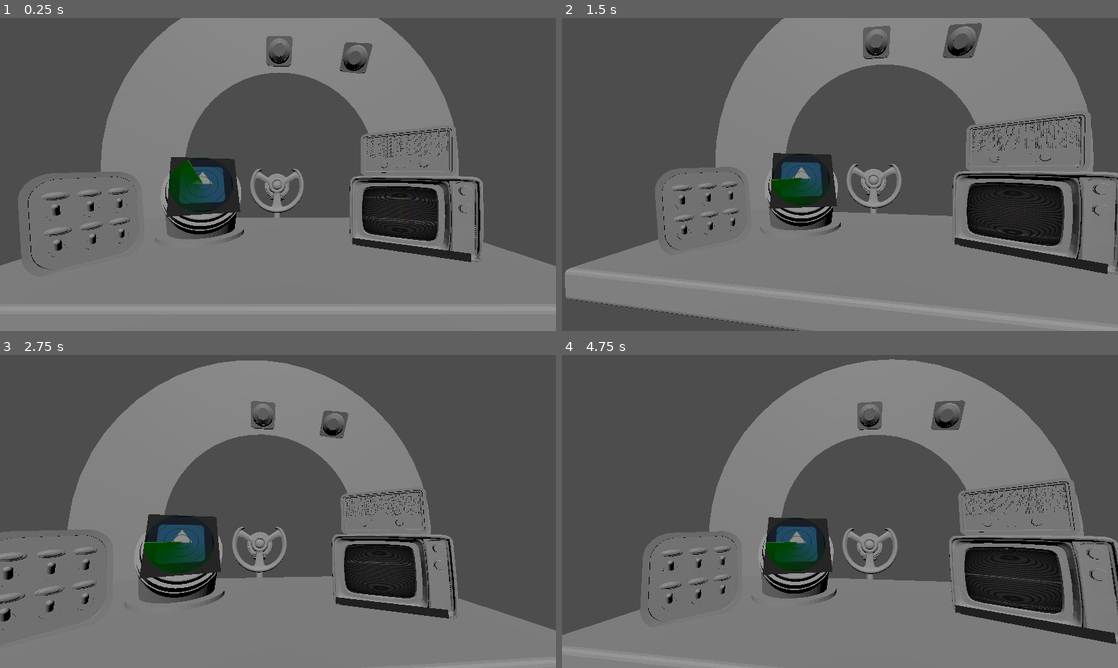
Above: before the commit, frames 1-4 (two rows, left to right).
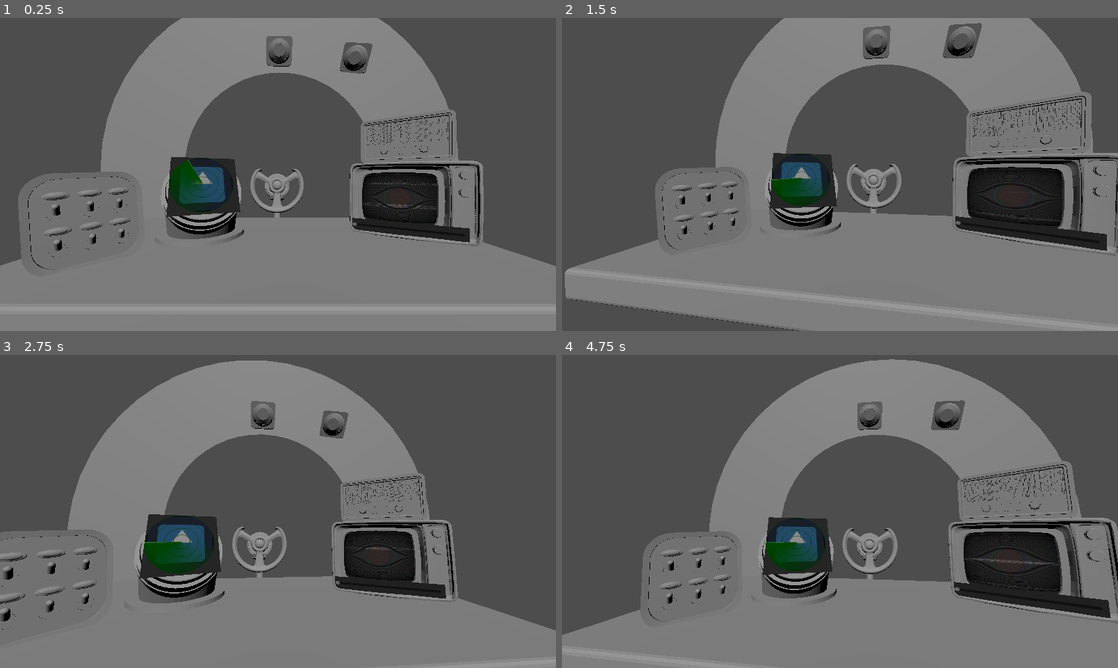
Above: after the commit, the same moments.

Repository: YAGOTAGO/UnderPressure
Game: Godot game, scene res://scenes/main.tscn
Same seed, same stepped clock (60 frames per second), same inputs: the game is played once before the commit and once after it. The engine's default icon, where the game draws it, is replaced by a stand-in: a white triangle on a blue panel in a dark square.
Inputs (mouse positions are in pixels of both pictures, inside the frame that each line leads up to):
- Up to frame 1 (0.25 s): no input
- Up to frame 2 (1.5 s): move the mouse to (962, 158) at 0.52 s; click (962, 158) at 0.6 s; drag from (728, 190) to (812, 237) at 1.27 s
- Up to frame 3 (2.75 s): move the mouse to (333, 442) at 2.02 s; click (333, 442) at 2.1 s
- Up to frame 4 (4.75 s): drag from (812, 574) to (673, 464) at 2.77 s; move the mouse to (1006, 558) at 3.52 s; click (1006, 558) at 3.6 s; drag from (673, 464) to (756, 433) at 4.27 s

The runs differ from the first frame. In frame 1, 3.4% of the frame differs, in the area x 62-87%, y 29-78%; in frame 2, 4.8%; in frame 3, 3.0%; in frame 4, 5.0%, in the area x 69-100%, y 33-93%.

Commit message:
Viewport with input

Diff:
--- a/scenes/2D Components/tv_shader.tscn
+++ b/scenes/2D Components/tv_shader.tscn
@@ -8,7 +8,7 @@
 shader_parameter/scanlines_opacity = 0.4
 shader_parameter/scanlines_width = 0.25
 shader_parameter/grille_opacity = 0.3
-shader_parameter/resolution = Vector2(640, 480)
+shader_parameter/resolution = Vector2(1920, 1080)
 shader_parameter/pixelate = true
 shader_parameter/roll = true
 shader_parameter/roll_speed = 8.0
@@ -31,5 +31,5 @@
 [node name="ColorRect" type="ColorRect" parent="."]
 material = SubResource("ShaderMaterial_w7jj4")
 offset_top = -5.0
-offset_right = 512.0
-offset_bottom = 507.0
+offset_right = 1920.0
+offset_bottom = 1075.0
--- a/scenes/3D Components/TV3D.tscn
+++ b/scenes/3D Components/TV3D.tscn
@@ -1,7 +1,8 @@
-[gd_scene load_steps=8 format=3 uid="uid://mng8q3q44jxx"]
+[gd_scene load_steps=10 format=3 uid="uid://mng8q3q44jxx"]
 
 [ext_resource type="ArrayMesh" uid="uid://cjxvlpe16ja6p" path="res://objects/tv.obj" id="1_qpyk8"]
-[ext_resource type="Script" path="res://scripts/3D Scripts/set_viewport.gd" id="2_w3tso"]
+[ext_resource type="Script" path="res://scripts/3D Scripts/viewport_input.gd" id="2_w3tso"]
+[ext_resource type="Script" path="res://scripts/3D Scripts/viewport_basic.gd" id="2_xrqc6"]
 [ext_resource type="PackedScene" uid="uid://cw2duxafvebni" path="res://scenes/2D Components/tv_shader.tscn" id="3_w5btw"]
 
 [sub_resource type="ORMMaterial3D" id="ORMMaterial3D_65ebg"]
@@ -12,6 +13,9 @@
 
 [sub_resource type="QuadMesh" id="QuadMesh_xcafy"]
 
+[sub_resource type="BoxShape3D" id="BoxShape3D_cgp7v"]
+size = Vector3(1, 1, 0.0761108)
+
 [node name="Tv3d" type="Node3D"]
 
 [node name="Tv" type="MeshInstance3D" parent="."]
@@ -19,22 +23,29 @@
 mesh = ExtResource("1_qpyk8")
 
 [node name="ViewPort Screen" type="MeshInstance3D" parent="." node_paths=PackedStringArray("viewport")]
-transform = Transform3D(2.10341, 0, 0, 0, 1.48092, 0.0239363, 0, -0.0239363, 1.48092, 0.460633, 1.88655, 2.55434)
+transform = Transform3D(2.10341, 0, 0, 0, 1.48092, 0.0239363, 0, -0.0239363, 1.48092, 0.460633, 1.90882, 2.55434)
 material_override = SubResource("ORMMaterial3D_65ebg")
 mesh = SubResource("QuadMesh_buwwn")
-script = ExtResource("2_w3tso")
+script = ExtResource("2_xrqc6")
 viewport = NodePath("../SubViewport Screen")
 
-[node name="ViewPort Slider" type="MeshInstance3D" parent="." node_paths=PackedStringArray("viewport")]
-transform = Transform3D(2.8, 0, 0, 0, 0.5, 0, 0, 0, 1, 0.594013, 0.802465, 2.87013)
+[node name="ViewPort Slider" type="MeshInstance3D" parent="." node_paths=PackedStringArray("viewport", "node_area")]
+transform = Transform3D(2.8, 0, 0, 0, 0.375181, 0, 0, 0, 1, 0.594013, 1.06405, 2.78617)
 material_override = SubResource("ORMMaterial3D_gxd3j")
 mesh = SubResource("QuadMesh_xcafy")
 script = ExtResource("2_w3tso")
 viewport = NodePath("../SubViewport Slider")
+node_area = NodePath("Area3D")
+
+[node name="Area3D" type="Area3D" parent="ViewPort Slider"]
+
+[node name="CollisionShape3D" type="CollisionShape3D" parent="ViewPort Slider/Area3D"]
+transform = Transform3D(1, 0, 0, 0, 1, 0, 0, 0, 1, 0, 0, -0.00879312)
+shape = SubResource("BoxShape3D_cgp7v")
 
 [node name="SubViewport Screen" type="SubViewport" parent="."]
 physics_object_picking = true
-size = Vector2i(500, 500)
+size = Vector2i(1920, 1080)
 render_target_update_mode = 4
 
 [node name="TvShader" parent="SubViewport Screen" instance=ExtResource("3_w5btw")]
--- a/scenes/3D Components/radar3D.tscn
+++ b/scenes/3D Components/radar3D.tscn
@@ -1,7 +1,7 @@
 [gd_scene load_steps=6 format=3 uid="uid://b41kfcvyxm41"]
 
 [ext_resource type="ArrayMesh" uid="uid://65ecgbvgigv6" path="res://objects/radar.obj" id="1_wykoq"]
-[ext_resource type="Script" path="res://scripts/3D Scripts/set_viewport.gd" id="2_cr1cp"]
+[ext_resource type="Script" path="res://scripts/3D Scripts/viewport_basic.gd" id="2_gnqyk"]
 [ext_resource type="PackedScene" uid="uid://1am2aay0iwcb" path="res://scenes/2D Components/radar.tscn" id="2_i3uii"]
 
 [sub_resource type="ORMMaterial3D" id="ORMMaterial3D_x6cf8"]
@@ -14,14 +14,14 @@
 transform = Transform3D(1, 0, 0, 0, 1, 0, 0, 0, 1, -2, 0, -2)
 mesh = ExtResource("1_wykoq")
 
+[node name="Mesh Viewport" type="MeshInstance3D" parent="." node_paths=PackedStringArray("viewport")]
+transform = Transform3D(0.988454, 0.0847243, -0.125618, -0.00513467, 0.847311, 0.531072, 0.151433, -0.524296, 0.837963, 0.247669, 0.790551, 0.270836)
+material_override = SubResource("ORMMaterial3D_x6cf8")
+mesh = SubResource("QuadMesh_qdtky")
+script = ExtResource("2_gnqyk")
+viewport = NodePath("../SubViewport")
+
 [node name="SubViewport" type="SubViewport" parent="."]
 size = Vector2i(137, 132)
 
 [node name="Radar" parent="SubViewport" instance=ExtResource("2_i3uii")]
-
-[node name="Mesh Viewport" type="MeshInstance3D" parent="." node_paths=PackedStringArray("viewport")]
-transform = Transform3D(0.988454, 0.0847243, -0.125618, -0.00513467, 0.847311, 0.531072, 0.151433, -0.524296, 0.837963, 0.247669, 0.790551, 0.270836)
-material_override = SubResource("ORMMaterial3D_x6cf8")
-mesh = SubResource("QuadMesh_qdtky")
-script = ExtResource("2_cr1cp")
-viewport = NodePath("../SubViewport")
--- a/scenes/main.tscn
+++ b/scenes/main.tscn
@@ -20,10 +20,10 @@
 script = ExtResource("1_473u7")
 
 [node name="Tv3d" parent="." instance=ExtResource("2_pv8vt")]
-transform = Transform3D(0.892074, 0, -0.45189, 0, 1, 0, 0.45189, 0, 0.892074, 4.25091, -0.459413, -3.46993)
+transform = Transform3D(0.892074, 0, -0.45189, 0, 1, 0, 0.45189, 0, 0.892074, 4.25091, -0.0539719, -3.46993)
 
 [node name="Radio" type="MeshInstance3D" parent="."]
-transform = Transform3D(0.892074, 0, -0.45189, 0, 1, 0, 0.45189, 0, 0.892074, 0.920902, 0.536499, -5.88676)
+transform = Transform3D(0.892074, 0, -0.45189, 0, 1, 0, 0.45189, 0, 0.892074, 0.920902, 0.94194, -5.88676)
 mesh = ExtResource("3_3caqr")
 
 [node name="WallRing" type="MeshInstance3D" parent="."]
--- /dev/null
+++ b/scripts/3D Scripts/viewport_input.gd
@@ -0,0 +1,95 @@
+extends MeshInstance3D
+
+@export var viewport: SubViewport
+@export var node_area: Area3D
+
+var is_mouse_inside: bool = false
+var last_event_pos2D: Vector2
+var last_event_time: float = -1.0
+
+func _ready()-> void:
+	material_override.albedo_texture = viewport.get_texture()
+	node_area.mouse_entered.connect(_mouse_entered_area)
+	node_area.mouse_exited.connect(_mouse_exited_area)
+	node_area.input_event.connect(_mouse_input_event)
+
+func _unhandled_input(event):
+	# Check if the event is a non-mouse/non-touch event
+	for mouse_event in [InputEventMouseButton, InputEventMouseMotion, InputEventScreenDrag, InputEventScreenTouch]:
+		if is_instance_of(event, mouse_event):
+			# If the event is a mouse/touch event, then we can ignore it here, because it will be
+			# handled via Physics Picking.
+			return
+	viewport.push_input(event)
+
+func _mouse_input_event(_camera: Camera3D, event: InputEvent, event_position: Vector3, _normal: Vector3, _shape_idx: int):
+	# Get mesh size to detect edges and make conversions. This code only support PlaneMesh and QuadMesh.
+	var quad_mesh_size = mesh.size
+
+	# Event position in Area3D in world coordinate space.
+	var event_pos3D = event_position
+
+	# Current time in seconds since engine start.
+	var now: float = Time.get_ticks_msec() / 1000.0
+
+	# Convert position to a coordinate space relative to the Area3D node.
+	# NOTE: affine_inverse accounts for the Area3D node's scale, rotation, and position in the scene!
+	event_pos3D = global_transform.affine_inverse() * event_pos3D
+
+	# TODO: Adapt to bilboard mode or avoid completely.
+
+	var event_pos2D: Vector2 = Vector2()
+
+	if is_mouse_inside:
+		# Convert the relative event position from 3D to 2D.
+		event_pos2D = Vector2(event_pos3D.x, -event_pos3D.y)
+
+		# Right now the event position's range is the following: (-quad_size/2) -> (quad_size/2)
+		# We need to convert it into the following range: -0.5 -> 0.5
+		event_pos2D.x = event_pos2D.x / quad_mesh_size.x
+		event_pos2D.y = event_pos2D.y / quad_mesh_size.y
+		# Then we need to convert it into the following range: 0 -> 1
+		event_pos2D.x += 0.5
+		event_pos2D.y += 0.5
+
+		# Finally, we convert the position to the following range: 0 -> viewport.size
+		event_pos2D.x *= viewport.size.x
+		event_pos2D.y *= viewport.size.y
+		# We need to do these conversions so the event's position is in the viewport's coordinate system.
+
+	elif last_event_pos2D != null:
+		# Fall back to the last known event position.
+		event_pos2D = last_event_pos2D
+
+	# Set the event's position and global position.
+	event.position = event_pos2D
+	if event is InputEventMouse:
+		event.global_position = event_pos2D
+
+	# Calculate the relative event distance.
+	if event is InputEventMouseMotion or event is InputEventScreenDrag:
+		# If there is not a stored previous position, then we'll assume there is no relative motion.
+		if last_event_pos2D == null:
+			event.relative = Vector2(0, 0)
+		# If there is a stored previous position, then we'll calculate the relative position by subtracting
+		# the previous position from the new position. This will give us the distance the event traveled from prev_pos.
+		else:
+			event.relative = event_pos2D - last_event_pos2D
+			event.velocity = event.relative / (now - last_event_time)
+
+	# Update last_event_pos2D with the position we just calculated.
+	last_event_pos2D = event_pos2D
+
+	# Update last_event_time to current time.
+	last_event_time = now
+
+	# Finally, send the processed input event to the viewport.
+	viewport.push_input(event)
+
+
+func _mouse_entered_area():
+	is_mouse_inside = true
+
+
+func _mouse_exited_area():
+	is_mouse_inside = false
